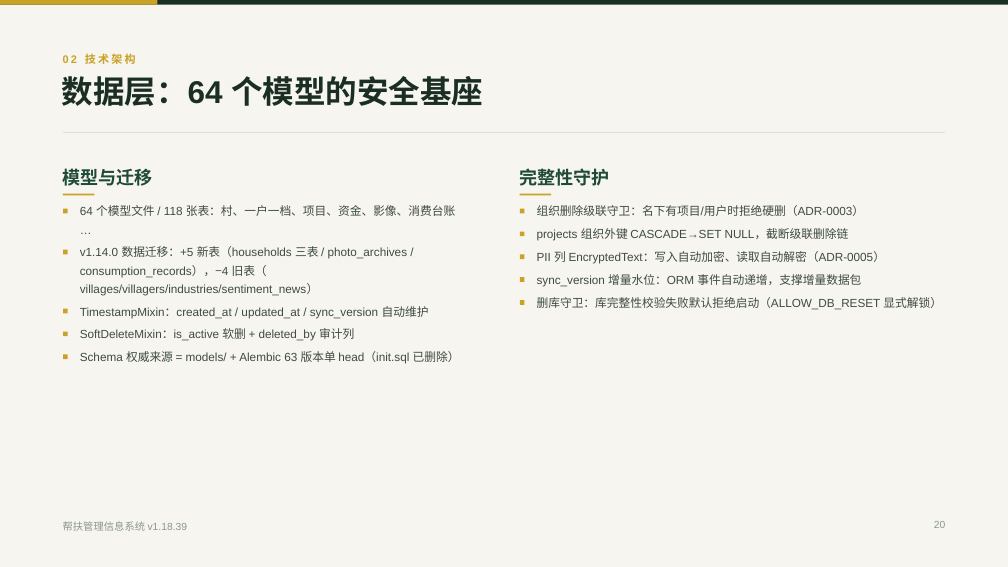
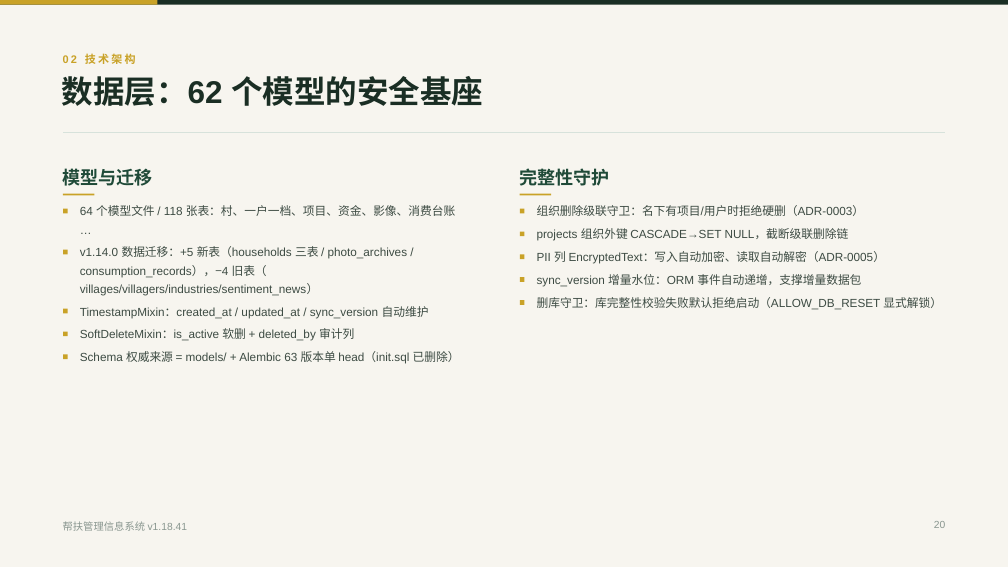
Before and after one commit to lzh745200/MRRS, a slide deck: slide 20 of docs/帮扶管理信息系统介绍.pptx. Drawn at 1008x567 pixels with LibreOffice and Linux fonts; fonts in the diff are those of the drawing. Boxes give left, top, right and bottom in pixels: in the first picture for what was removed or moved away, otherwise in the second. Text is boxed around its words. In the diff, an @@ line names an element or a change of style, - is before the commit and + after.

```diff
--- a/docs/帮扶管理信息系统介绍.pptx
+++ b/docs/帮扶管理信息系统介绍.pptx
@@ text at bbox=[62, 76, 483, 106]: text changed @@
-数据层：64 个模型的安全基座
+数据层：62 个模型的安全基座
@@ text at bbox=[63, 521, 188, 531]: text changed @@
-帮扶管理信息系统 v1.18.39
+帮扶管理信息系统 v1.18.41
```
Also in this commit, not shown: 50 other slides changed, 3 other files.
